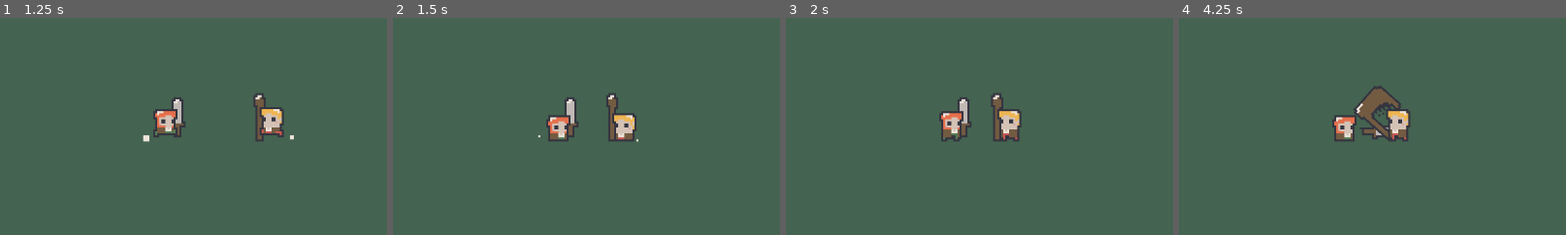
Above: before the commit, frames 1-4 (left to right).
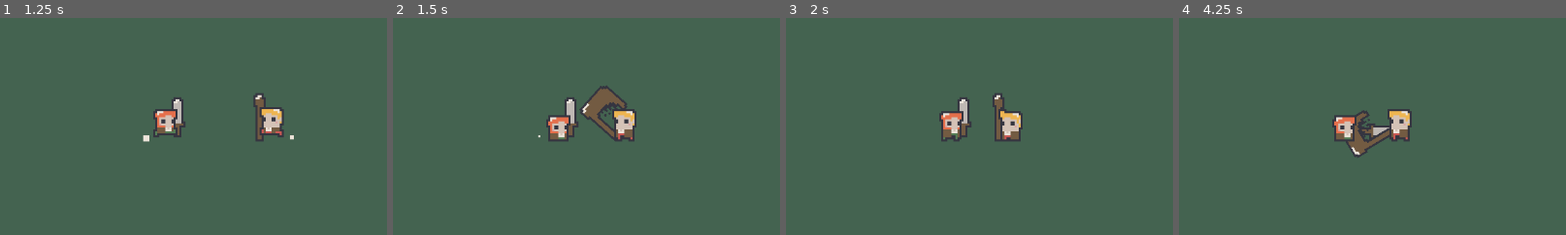
Above: after the commit, the same moments.

Repository: davidballester/godot-arena
Game: Godot game, scene res://scenes/example.tscn
Two runs of this game, one before a commit and one after it. Both use one fixed random seed, a clock stepped at 60 frames per second and the inputs below.
Inputs:
- Up to frame 1 (1.25 s): no input
- Up to frame 2 (1.5 s): no input
- Up to frame 3 (2 s): no input
- Up to frame 4 (4.25 s): no input
The pictures show only the part of the screen within x 29-79%, y 27-77%; the shares and areas given below are measured in that part.

Frame 1 is identical in both runs. In frame 2, 1.8% of the frame differs, in the area x 48-64%, y 31-58%; in frame 3, 0.7%; in frame 4, 2.3%, in the area x 43-61%, y 30-65%.

Commit message:
Use weapon reach

Diff:
--- a/model/combatant/combatant.gd
+++ b/model/combatant/combatant.gd
@@ -33,7 +33,7 @@
 
 func can_attack(pos: Vector2) -> bool:
 	var distance = global_position.distance_to(pos)
-	return distance < 30
+	return distance < weapon.reach
 
 func attack(pos: Vector2) -> int:
 	return weapon.get_damage() if can_attack(pos) else 0
--- a/model/weapon/staff.gd
+++ b/model/weapon/staff.gd
@@ -6,3 +6,4 @@
 	damage.min_value = 1
 	damage.max_value = 1
 	attack_duration_s = 0.8
+	reach = 35
--- a/model/weapon/sword.gd
+++ b/model/weapon/sword.gd
@@ -6,3 +6,4 @@
 	damage.min_value = 1
 	damage.max_value = 2
 	attack_duration_s = 1.0
+	reach = 30
--- a/model/weapon/weapon.gd
+++ b/model/weapon/weapon.gd
@@ -3,6 +3,7 @@
 
 var damage: MinMax
 var attack_duration_s: float
+var reach: int
 
 func get_damage() -> int:
 	return damage.get_random_value()
